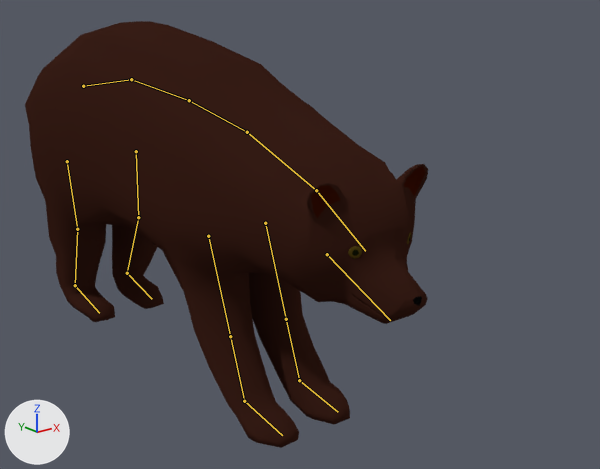
One commit to the Blender file Content/Environment/Animals/Bear/Skeletal/SK_Bear_001.blend: the scene before it, then after it.
Before and after are seen from a 50 mm camera at (-2.21, -3.6, 2.04) aimed at (0.53, -0.17, 0.67). Every picture has the same lights, and +X, +Y and +Z are marked at lower left. The bones that bend it are drawn over the model as lines.

Objects in the first picture: 'Bear'.
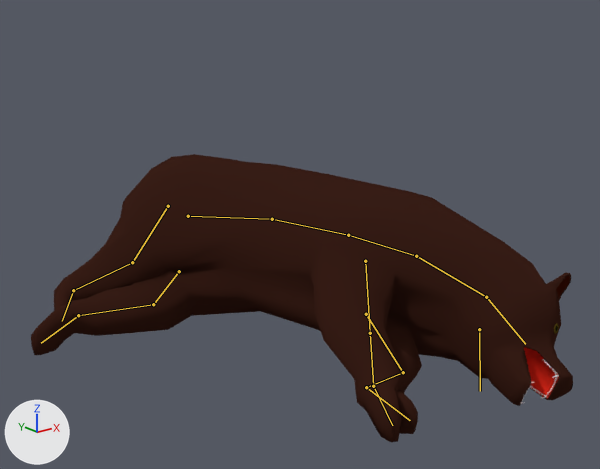
The newer file adds an action. The first version stands in its rest pose; the second is drawn at frame 1 of the action 'DeathState'.

Boxes [x1, y1, x2, y2] around the edits, measured in the pictures (600 x 469 px):
'Bear', posed (34% wider, 32% shorter)
    before: [25, 21, 428, 448]
    after: [31, 154, 573, 442]
bone 'Spine_04', root to tip
    before: (83, 86) to (131, 79)
    after: (188, 216) to (272, 219)
bone 'Spine_03', root to tip
    before: (131, 79) to (189, 100)
    after: (272, 219) to (348, 235)
bone 'Spine_02', root to tip
    before: (189, 100) to (247, 132)
    after: (348, 235) to (416, 256)
bone 'Spine_01', root to tip
    before: (247, 132) to (316, 190)
    after: (416, 256) to (486, 297)
bone 'Head', root to tip
    before: (316, 190) to (365, 251)
    after: (486, 297) to (525, 344)
bone 'MouthBottom', root to tip
    before: (327, 254) to (390, 320)
    after: (479, 329) to (480, 391)
bone 'FrontFoot.L', root to tip
    before: (299, 380) to (338, 412)
    after: (366, 387) to (410, 420)
bone 'FrontFoot.R', root to tip
    before: (244, 401) to (282, 435)
    after: (373, 386) to (392, 425)
bone 'BackFoot.L', root to tip
    before: (127, 273) to (152, 299)
    after: (78, 315) to (41, 343)
bone 'BackFoot.R', root to tip
    before: (75, 285) to (99, 313)
    after: (73, 290) to (62, 321)

The edits, one by one:
Bone 'Spine_04' (bone_spine_04) moves from (0.0, 0.0, 0.0) to (0.591, -0.127, 0.796).
Bone 'Spine_04' (bone_spine_04) turns from (0, 0, 0) to (20, -80, -50) degrees about its own x, y and z.
Bone 'Spine_03' (bone_spine_03) turns from (0, 0, 0) to (0, 1, 4) degrees about its own x, y and z.
Bone 'Spine_02' (bone_spine_02) turns from (0, 0, 0) to (0, 0, 2) degrees about its own x, y and z.
Bone 'Spine_01' (bone_spine_01) turns from (0, 0, 0) to (-1, 0, 7) degrees about its own x, y and z.
Bone 'Head' (bone_head) turns from (0, 0, 0) to (-2, -2, 12) degrees about its own x, y and z.
Bone 'MouthBottom' (bone_mouthbottom) turns from (0, 0, 0) to (-42, 0, 0) degrees about its own x, y and z.
Bone 'FrontFoot.L' (bone_frontfoot_l) turns from (0, 0, 0) to (-12, -79, 0) degrees about its own x, y and z.
Bone 'FrontFoot.R' (bone_frontfoot_r) turns from (0, 0, 0) to (6, -80, -27) degrees about its own x, y and z.
Bone 'BackFoot.L' (bone_backfoot_l) turns from (0, 0, 0) to (58, -81, -61) degrees about its own x, y and z.
Bone 'BackFoot.R' (bone_backfoot_r) turns from (0, 0, 0) to (22, -69, -36) degrees about its own x, y and z.
Bone 'FrontLeg_IK.L' (bone_frontleg_ik_l) moves from (0.0, 0.0, 0.0) to (0.163, -0.24, 0.012).
Bone 'FrontLeg_PoleTarget.L' (bone_frontleg_poletarget_l) moves from (0.0, 0.0, 0.0) to (-0.39, 0.055, 0.486).
Bone 'BackLeg_PoleTarget.L' (bone_backleg_poletarget_l) moves from (0.0, 0.0, 0.0) to (0.0, 0.271, -0.376).
Bone 'BackLeg_IK.L' (bone_backleg_ik_l) moves from (0.0, 0.0, 0.0) to (-0.42, -0.273, -0.054).
Bone 'FrontLeg_IK.R' (bone_frontleg_ik_r) moves from (0.0, 0.0, 0.0) to (0.405, -0.325, 0.036).
Bone 'FrontLeg_PoleTarget.R' (bone_frontleg_poletarget_r) moves from (0.0, 0.0, 0.0) to (-0.237, 0.031, 0.674).
Bone 'BackLeg_PoleTarget.R' (bone_backleg_poletarget_r) moves from (0.0, 0.0, 0.0) to (-0.308, 0.437, -0.464).
Bone 'BackLeg_IK.R' (bone_backleg_ik_r) moves from (0.0, 0.0, 0.0) to (-0.011, 0.005, -0.029).
